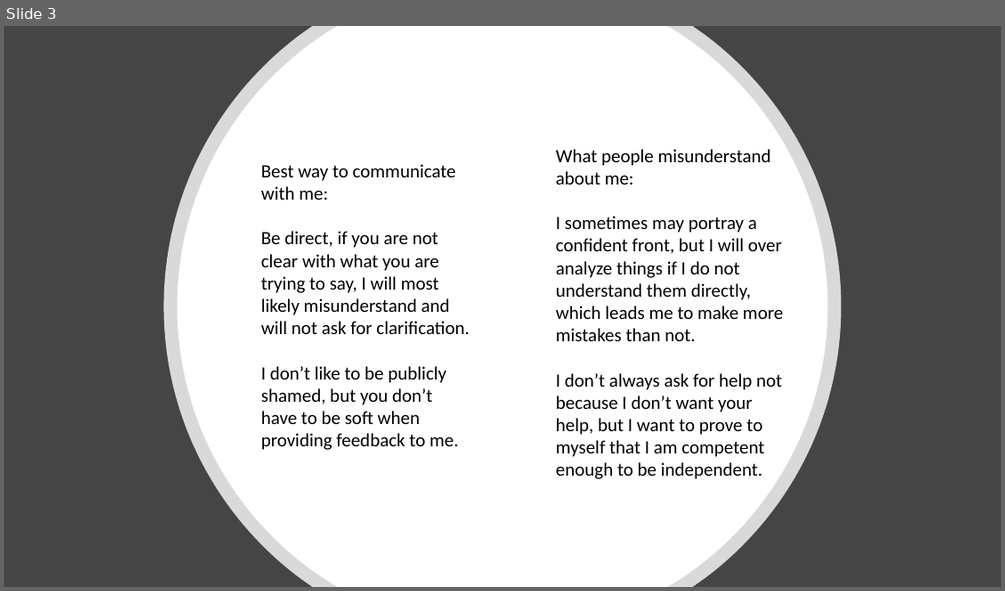
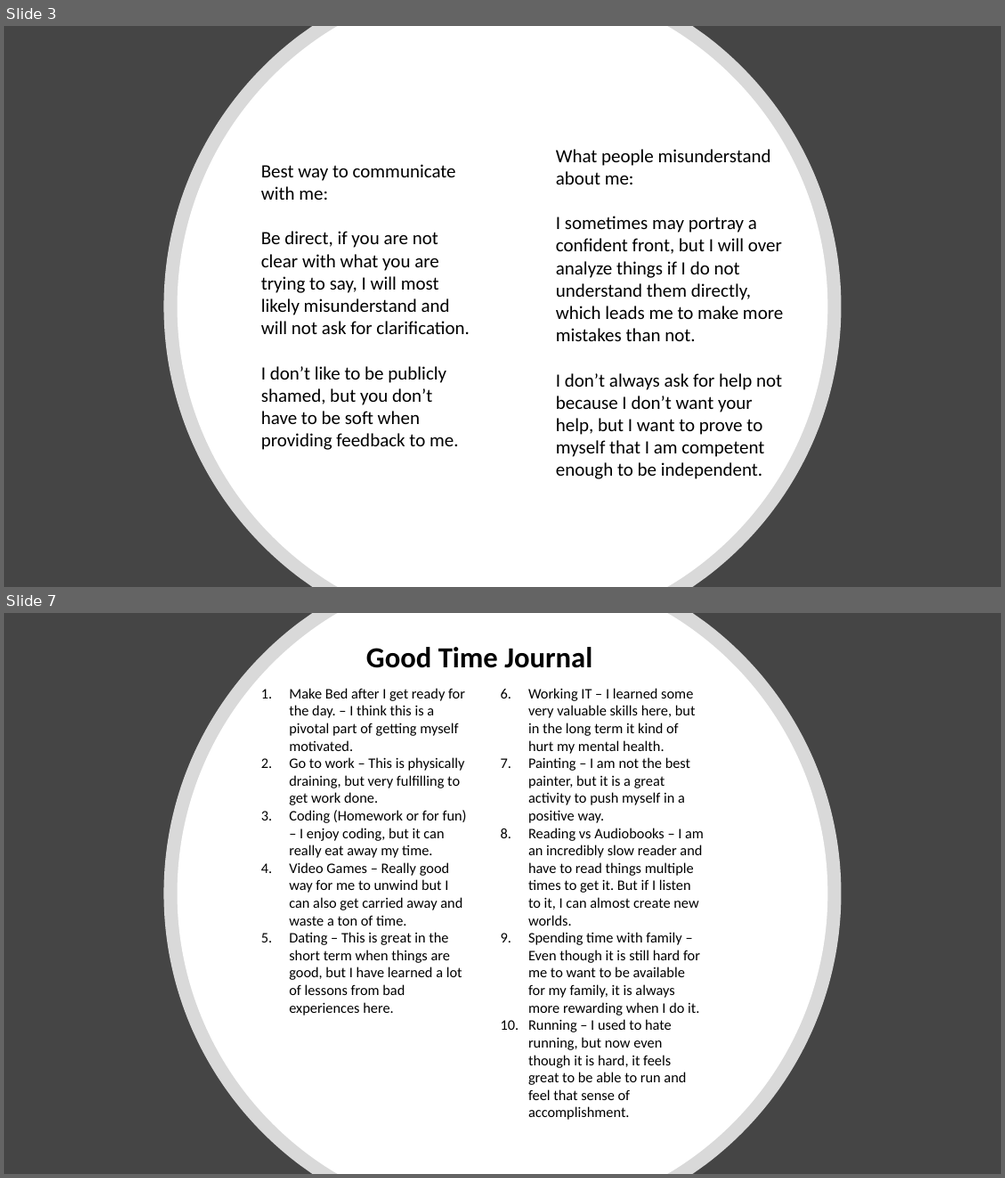
Before and after one commit to garrettstanger/CSE170, a slide deck: User Manual.pptx. Shown one above the other, each under a label of ours: slide 3 before the commit, slides 3 and 7 after it; the slides between them are not shown. The pictures are 1005x591 and 1005x1178 pixels, drawn with LibreOffice and Linux fonts; fonts in the diff are those of the drawing. Boxes give left, top, right and bottom in pixels: in the first picture for what was removed or moved away, otherwise in the second. Text is boxed around its words. In the diff, an @@ line names an element or a change of style, - is before the commit and + after.

```diff
--- a/User Manual.pptx
+++ b/User Manual.pptx
@@ slide 7 added at bbox=[4, 613, 1001, 1174], background #454545 @@
@@ freeform shape added at bbox=[164, 613, 841, 1174], fill #FFFFFF at 80% opacity @@
@@ freeform shape added at bbox=[178, 613, 828, 1174], fill #FFFFFF @@
@@ text added at bbox=[366, 647, 592, 668], 28 pt, text #000000, bold @@
+Good Time Journal
@@ text added at bbox=[289, 688, 467, 1015], 14 pt, text #000000 @@
+1. Make Bed after I get ready for the day. – I think this is a pivotal part of getting myself motivated.
+2. Go to work – This is physically draining, but very fulfilling to get work done.
+3. Coding (Homework or for fun) – I enjoy coding, but it can really eat away my time.
+4. Video Games – Really good way for me to unwind but I can also get carried away and waste a ton of time.
+5. Dating – This is great in the short term when things are good, but I have learned a lot of lessons from bad experiences here.
@@ text added at bbox=[528, 688, 704, 1119], 14 pt, text #000000 @@
+6. Working IT – I learned some very valuable skills here, but in the long term it kind of hurt my mental health.
+7. Painting – I am not the best painter, but it is a great activity to push myself in a positive way.
+8. Reading vs Audiobooks – I am an incredibly slow reader and have to read things multiple times to get it. But if I listen to it, I can almost create new worlds.
+9. Spending time with family – Even though it is still hard for me to want to be available for my family, it is always more rewarding when I do it.
+10. Running – I used to hate running, but now even though it is hard, it feels great to be able to run and feel that sense of accomplishment.
```
Also in this commit, not shown: 9 other slides added.
